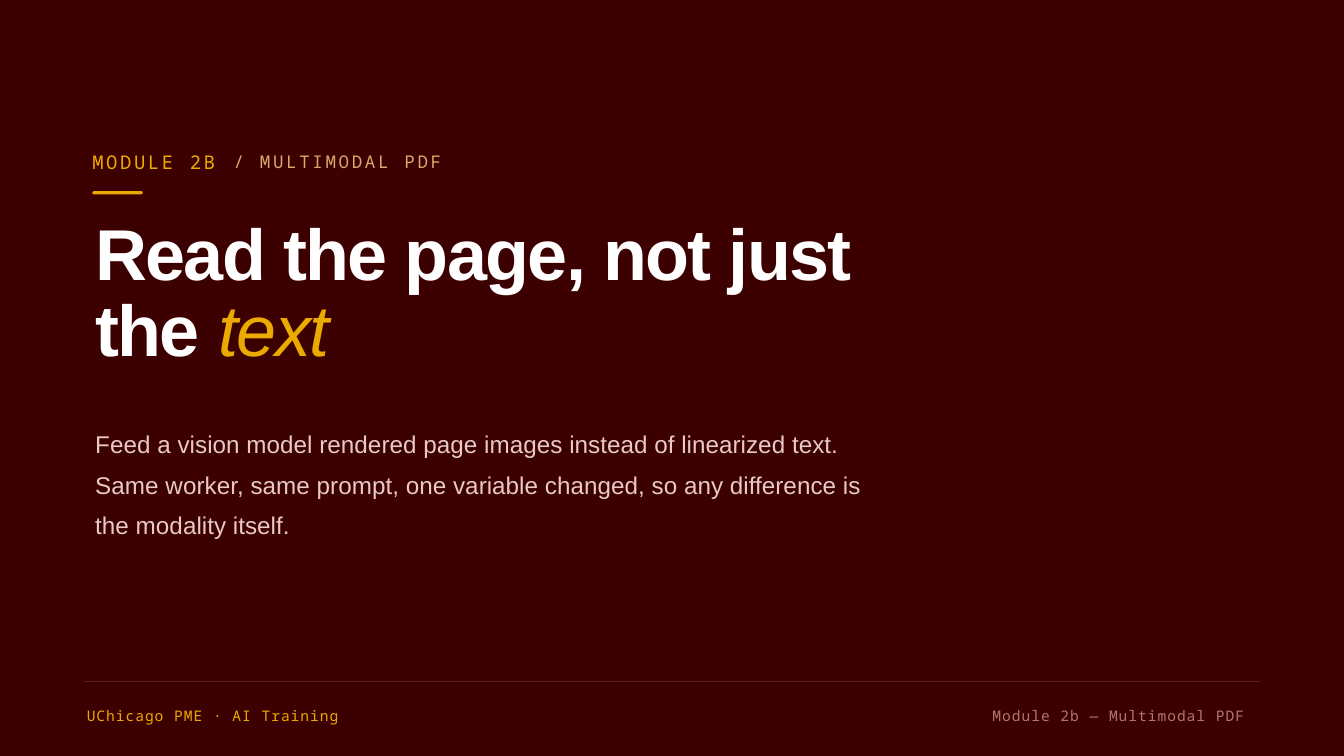
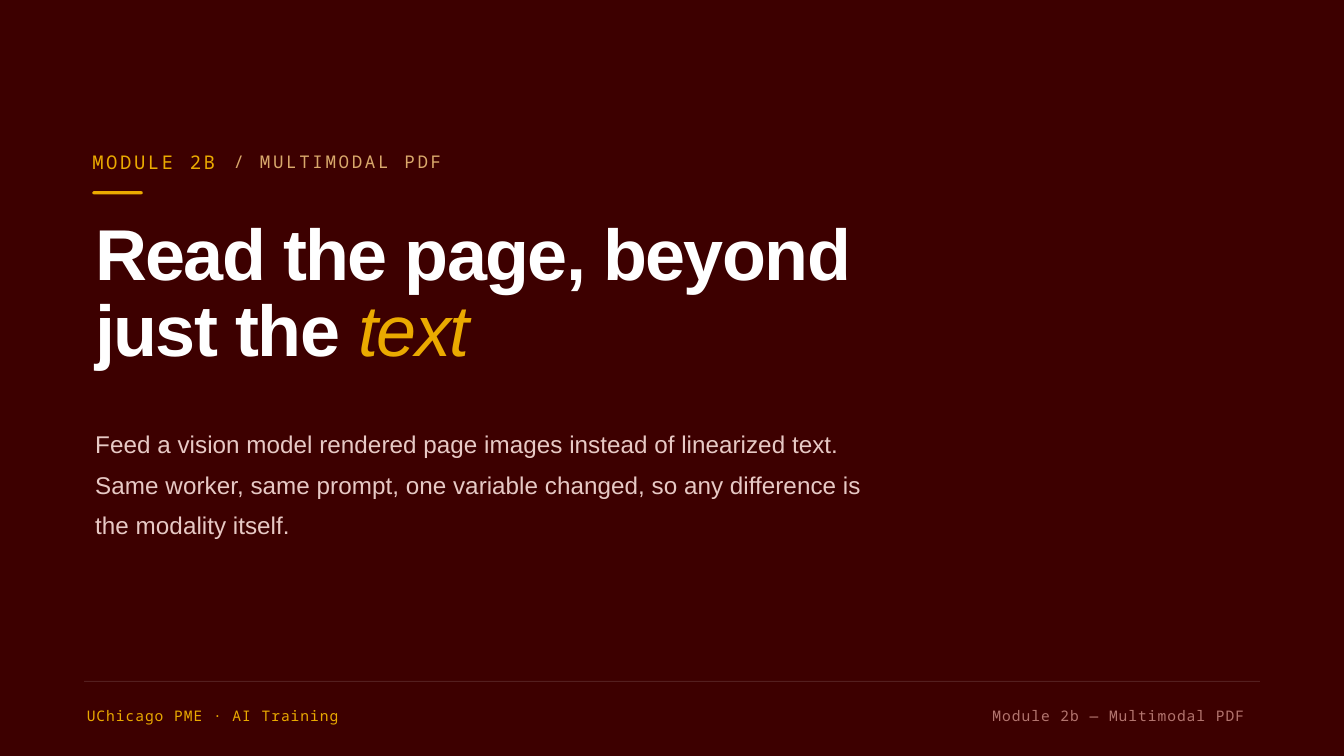
Before and after one commit to ruiding-uchicago/NRT_Training_Materials, a slide deck: slide 15 of UChicago-PME-AI-Training.pptx (slide 13 before the commit). Drawn at 1344x756 pixels with LibreOffice and Linux fonts; fonts in the diff are those of the drawing. Boxes give left, top, right and bottom in pixels: in the first picture for what was removed or moved away, otherwise in the second. Text is boxed around its words. In the diff, an @@ line names an element or a change of style, - is before the commit and + after.

```diff
--- a/UChicago-PME-AI-Training.pptx
+++ b/UChicago-PME-AI-Training.pptx
@@ text at [95, 228, 851, 370]: text changed @@
-Read the page, not just the text
+Read the page, beyond just the text
```
Also in this commit, not shown: 3 other slides changed, 4 slides added.
